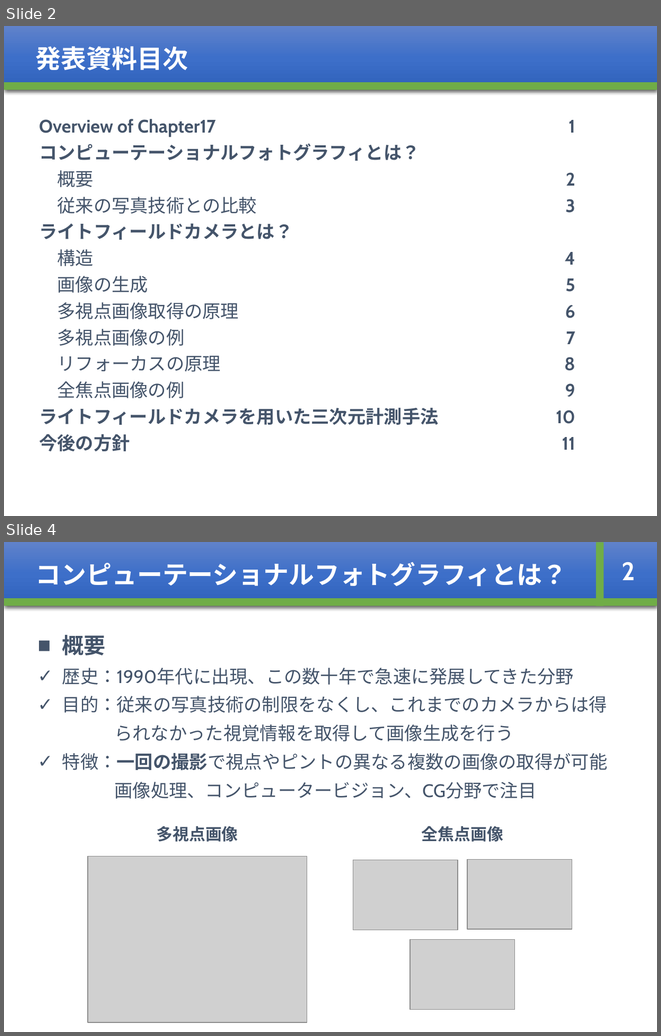
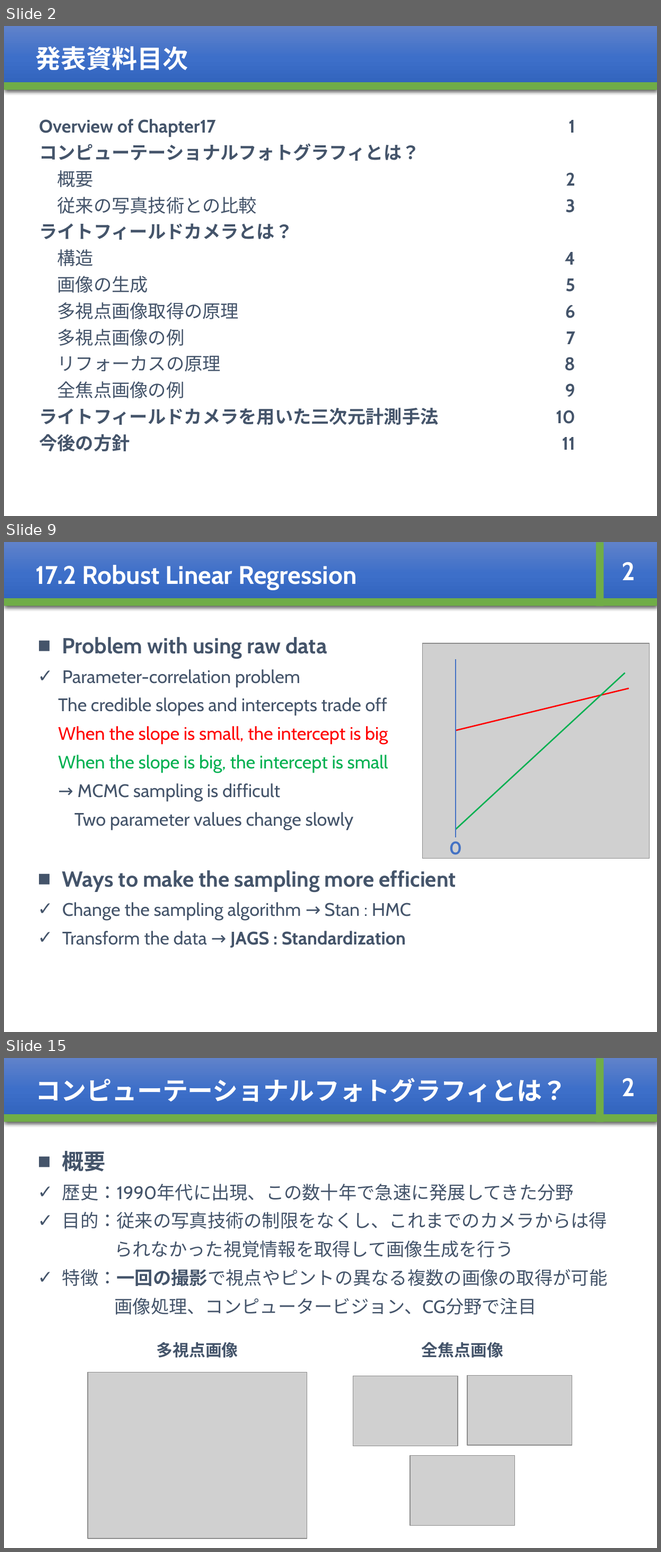
Before and after one commit to whcitizen/citizen-_task, a slide deck: 02_working/08_Bayesian/Bayesian_ch17_kajihara.pptx. Shown one above the other, each under a label of ours: slides 2 and 4 before the commit, slides 2, 9 and 15 after it; the slides between them are not shown. The pictures are 661x1036 and 661x1552 pixels, drawn with LibreOffice and Linux fonts; fonts in the diff are those of the drawing; grey boxes stand for pictures. Boxes give left, top, right and bottom in pixels: in the first picture for what was removed or moved away, otherwise in the second. Text is boxed around its words. In the diff, an @@ line names an element or a change of style, - is before the commit and + after.

```diff
--- a/02_working/08_Bayesian/Bayesian_ch17_kajihara.pptx
+++ b/02_working/08_Bayesian/Bayesian_ch17_kajihara.pptx
@@ slide 9 added at [4, 542, 657, 1032], background #FFFFFF @@
@@ rectangle added at [4, 542, 657, 606], fill gradient #6183CB to #3E70CA to #3062BB, 28 pt, text #FFFFFF, bold @@
+17.2 Robust Linear Regression
@@ rectangle added at [596, 542, 604, 606], fill #70AD47 @@
@@ text added at [621, 562, 635, 580], 28 pt, text #FFFFFF, bold @@
+2
@@ rectangle added at [4, 598, 657, 606], fill #70AD47 @@
@@ text added at [58, 637, 456, 947], 20 pt, text #44546A @@
+■ Problem with using raw data
+✓ Parameter-correlation problem
+The credible slopes and intercepts trade off
+When the slope is small, the intercept is big
+When the slope is big, the intercept is small
+→ MCMC sampling is difficult
+Two parameter values change slowly
+■ Ways to make the sampling more efficient
+✓ Change the sampling algorithm → Stan : HMC
+✓ Transform the data → JAGS : Standardization
@@ picture added at [423, 643, 649, 858] @@
@@ line added from (456, 837) to (456, 659), #4472C4 1.5 pt @@
@@ line added from (456, 829) to (625, 672), #00B050 1.5 pt @@
@@ line added from (456, 730) to (629, 688), #FF0000 1.5 pt @@
@@ text added at [449, 841, 462, 859], 20 pt, text #4472C4, bold @@
+0
@@ what was slide 4 is now slide 15 @@
```
Also in this commit, not shown: 2 slides changed, 10 other slides added, 11 other files.
